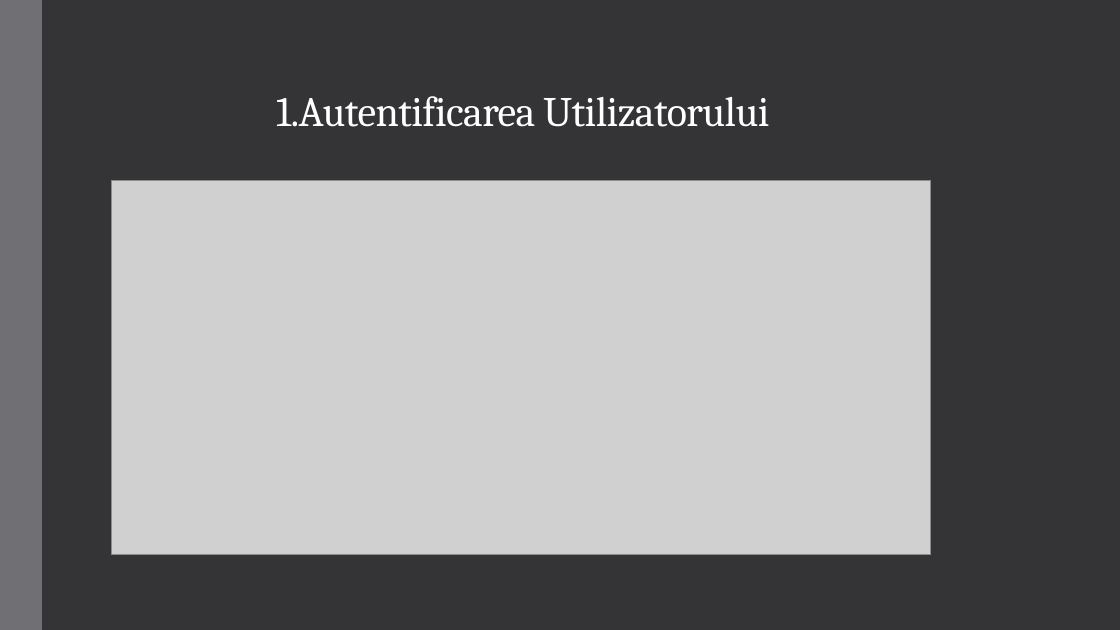
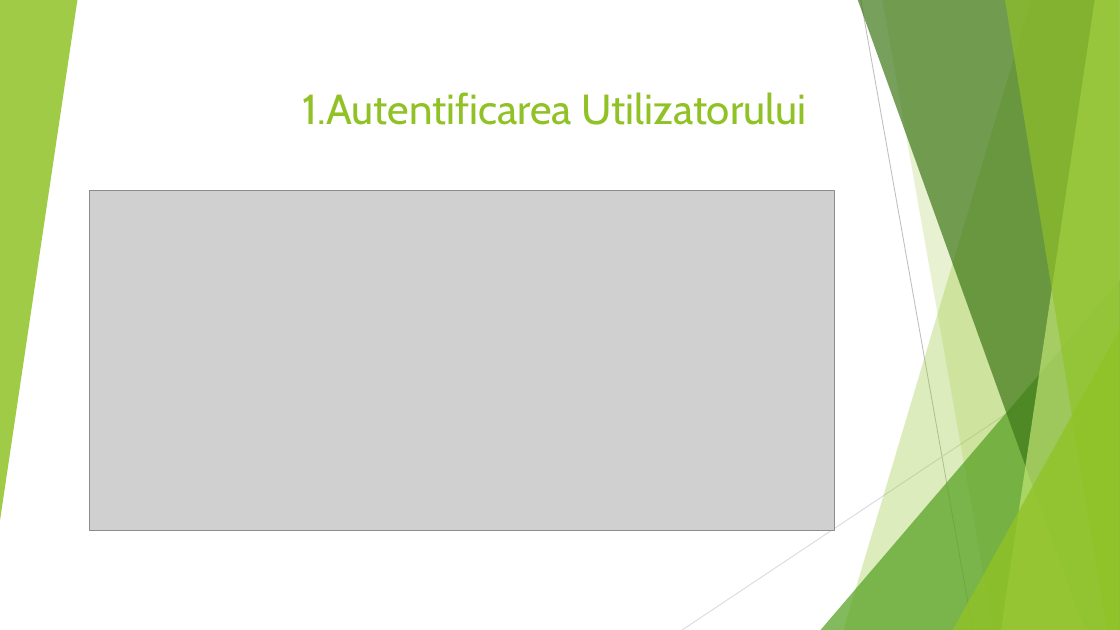
Before and after one commit to cosming20/python101project, a slide deck: slide 4 of Tracker de diabet.pptx. Drawn at 1120x630 pixels with LibreOffice and Linux fonts; fonts in the diff are those of the drawing; grey boxes stand for pictures. Boxes give left, top, right and bottom in pixels: in the first picture for what was removed or moved away, otherwise in the second. Text is boxed around its words. In the diff, an @@ line names an element or a change of style, - is before the commit and + after.

```diff
--- a/Tracker de diabet.pptx
+++ b/Tracker de diabet.pptx
@@ background #353537 to #FFFFFF @@
@@ title "1.Autentificarea Utilizatorului" moved from (x1=276, y1=96, x2=769, y2=127) to (x1=303, y1=92, x2=807, y2=125) @@
@@ title "1.Autentificarea Utilizatorului" at (x1=303, y1=92, x2=807, y2=125): font Cambria to Cabin, text colour #FFFFFF to #90C226, letter spacing -0.5 to 0 pt; alignment left to right; line spacing 0.85 to 1 @@
@@ rectangle removed at (x1=0, y1=0, x2=42, y2=630) @@
@@ group added at (x1=0, y1=0, x2=1120, y2=630): 5 freeform shapes, 3 triangles, 2 lines @@
@@ picture resized from (x1=112, y1=181, x2=931, y2=555) to (x1=90, y1=191, x2=835, y2=531) @@
```
Also in this commit, not shown: 11 other slides changed.
